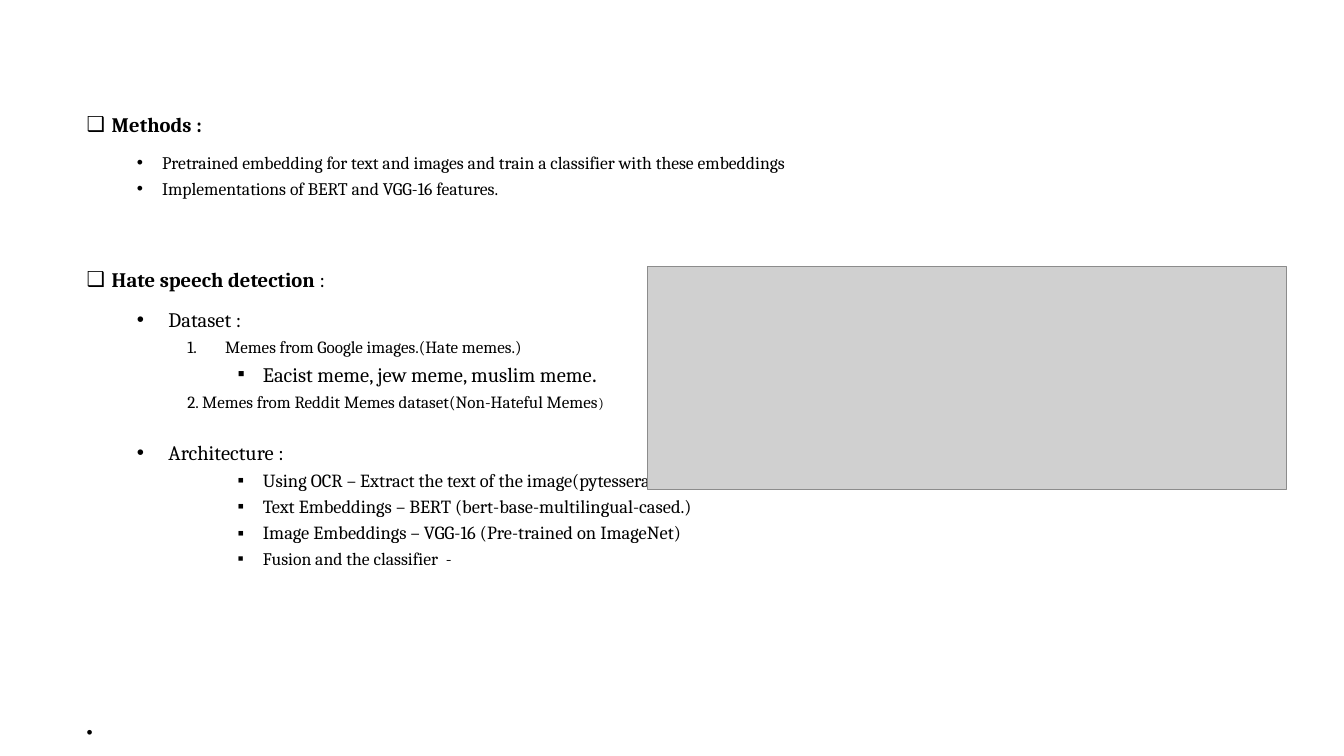
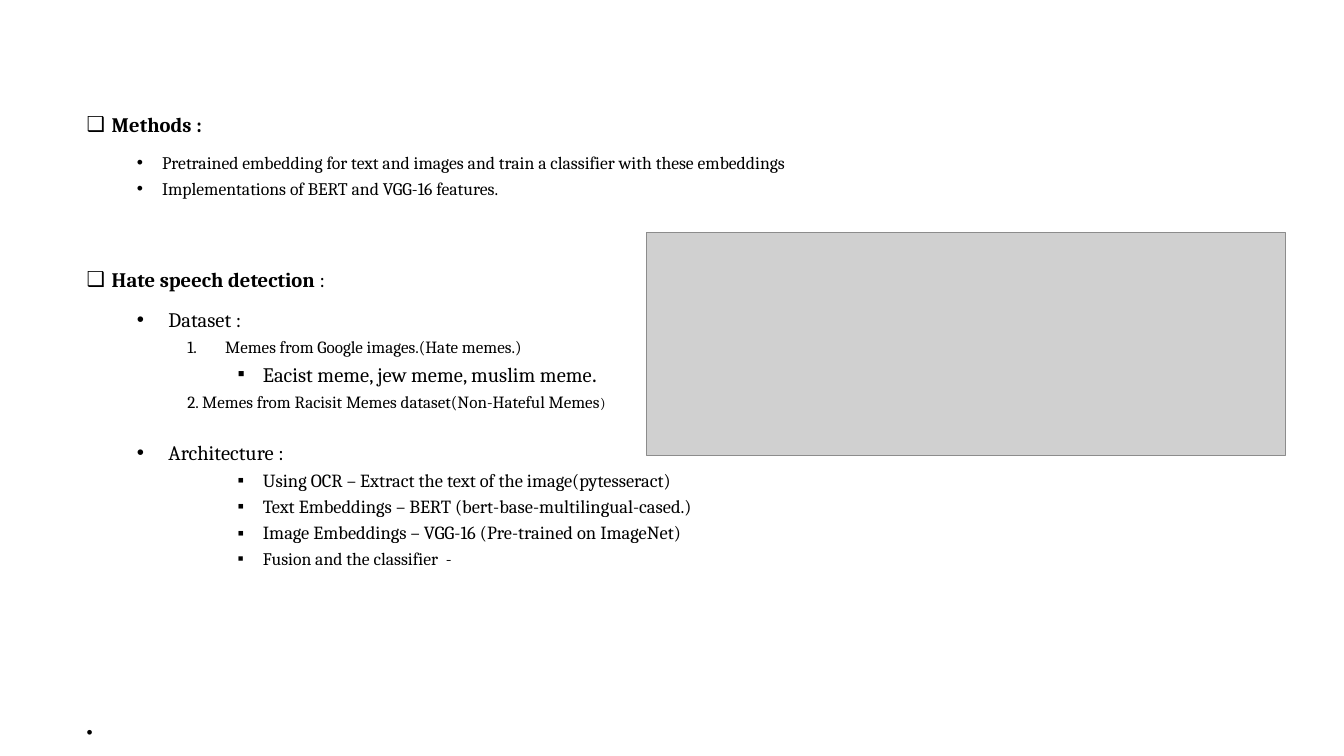
Before and after one commit to VarunBohara/Mini-Project-Documents, a slide deck: slide 7 of Literature Survey.pptx. Drawn at 1344x756 pixels with LibreOffice and Linux fonts; fonts in the diff are those of the drawing; grey boxes stand for pictures. Boxes give left, top, right and bottom in pixels: in the first picture for what was removed or moved away, otherwise in the second. Text is boxed around its words. In the diff, an @@ line names an element or a change of style, - is before the commit and + after.

```diff
--- a/Literature Survey.pptx
+++ b/Literature Survey.pptx
@@ picture: place and size @@
-picture at box(648, 266, 1287, 489)
+picture at box(647, 233, 1286, 456)
@@ text at box(187, 396, 600, 411): text changed @@
-    2. Memes from Reddit Memes dataset(Non-Hateful Memes)
+    2. Memes from Racisit Memes dataset(Non-Hateful Memes)
```
